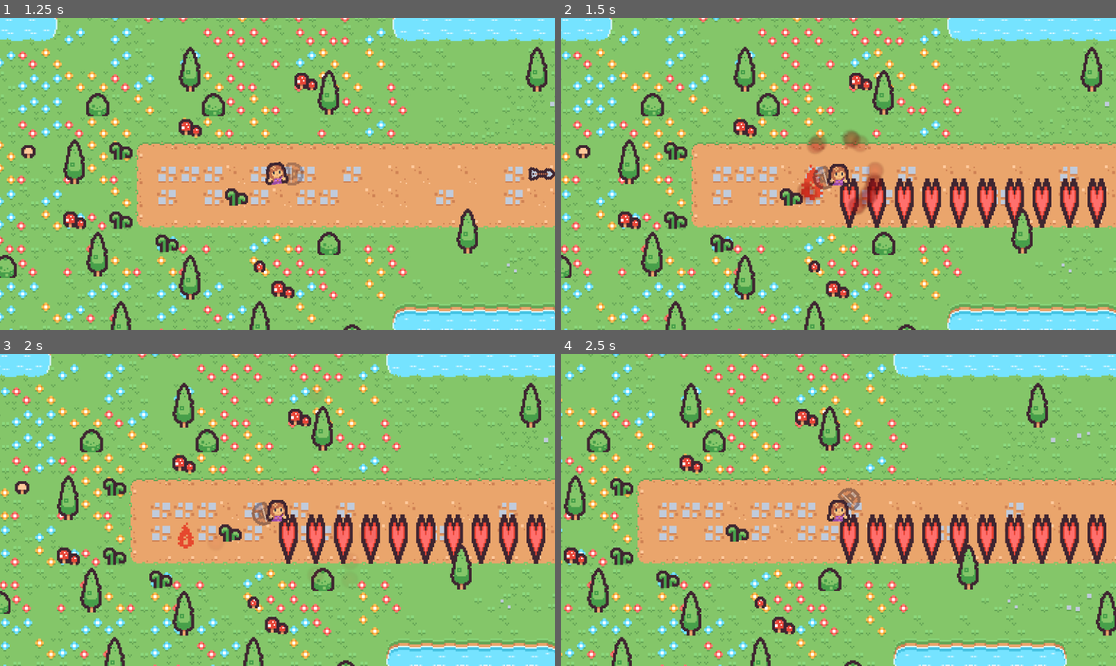
Above: before the commit, frames 1-4 (two rows, left to right).
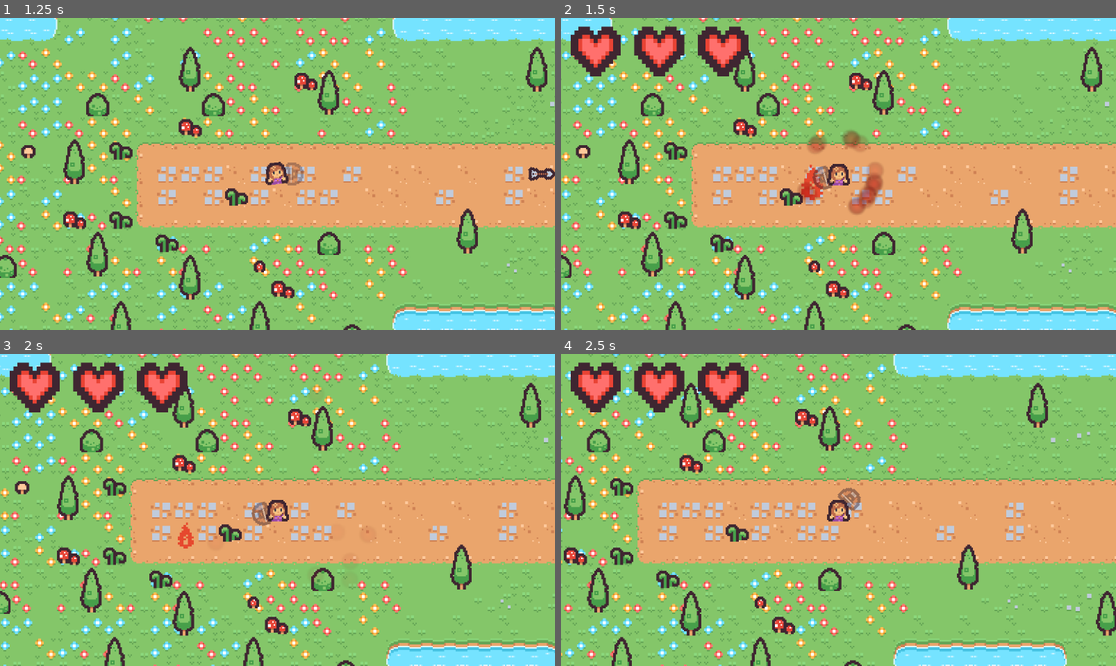
Above: after the commit, the same moments.

Repository: HazardWare/Hazardous-Quest
Game: Godot game, scene res://scenes/world/overworld.tscn
The game is run twice, just before and just after one commit, with the same random seed, the same clock (stepped at 60 frames per second) and the same inputs.
Inputs (mouse positions are in pixels of both pictures, inside the frame that each line leads up to):
- Up to frame 1 (1.25 s): tap Enter at 0.5 s; move the mouse to (399, 158) at 0.52 s; press the mouse at (399, 158) at 0.53 s; hold D (walk_right) from 0.53 s (still down)
- Up to frame 2 (1.5 s): move the mouse to (727, 189) at 1.27 s; release D (walk_right) at 1.28 s; release the mouse at (727, 189) at 1.28 s; hold Down (ui_down) from 1.28 s (still down); right-click (727, 189) at 1.35 s
- Up to frame 3 (2 s): keep holding Down (ui_down)
- Up to frame 4 (2.5 s): move the mouse to (894, 441) at 2.02 s; release Down (ui_down) at 2.03 s; hold D (walk_right) from 2.03 s (still down); tap E (interact) at 2.1 s

Frame 1 is identical in both runs. In frame 2, 7.3% of the frame differs, in the area x 1-99%, y 2-68%; in frame 3, 7.3%; in frame 4, 7.4%.

Commit message:
heart stuff max please fix

Diff:
--- a/scenes/player/player.gd
+++ b/scenes/player/player.gd
@@ -46,6 +46,7 @@
 	$HitBox.area_entered.connect(_on_hit_box_area_entered)
 	$HitBox.area_exited.connect(_on_hit_box_area_exited)
 	self.onDamaged.connect(_on_on_damaged)
+	self.onHeal.connect(_on_on_heal)
 
 
 	# Fix all nulls
@@ -79,6 +80,10 @@
 
 	if event.is_action_pressed("ui_down"):
 		health -= 1
+		print(health)
+
+	if event.is_action_pressed("ui_up"):
+		health += 1
 		print(health)
 
 	# Jab:
@@ -203,9 +208,9 @@
 	hitbox_touching = false
 
 func _on_on_damaged(amount) -> void:
-	$Camera2D/UI.update_health(10,1) # i wonder what this does - n
-
-func _on_on_heal() -> void:
-	$Camera2D/UI.update_health()
+	$Camera2D/UI.update_health(self) # i wonder what this does - n
+
+func _on_on_heal(amount) -> void:
+	$Camera2D/UI.update_health(self)
 
 #endregion
--- a/scenes/player/player.tscn
+++ b/scenes/player/player.tscn
@@ -216,6 +216,7 @@
 collision_mask = 28
 script = ExtResource("1_dovo2")
 snappingAngle = 15.0
+maximumHealth = 3
 
 [node name="AnimatedSprite2D" type="AnimatedSprite2D" parent="."]
 texture_filter = 1
@@ -248,6 +249,10 @@
 anchor_top = 0.5
 anchor_right = 0.5
 anchor_bottom = 0.5
+offset_left = -188.0
+offset_top = -105.0
+offset_right = -188.0
+offset_bottom = -105.0
 
 [node name="AnimationPlayer" type="AnimationPlayer" parent="."]
 libraries = {
--- a/scenes/player/ui/ui.gd
+++ b/scenes/player/ui/ui.gd
@@ -1,10 +1,24 @@
 extends Control
 
-func update_health(reds : int, blues : int):
+func update_health(player : Character):
+	for child in $HealthBar.get_children():
+		child.queue_free()
+
 	# I could probably make this better, but idk how.
-	var reds_left : float = reds / 2
-	for i in reds:
-		if reds_left >= 0.5: # If there's a full heart
-			var this_heart : Heart = Heart.new()
-			this_heart.initiate_heart(false,false)
-			$HealthBar.add_child(this_heart)
+	for i in player.maximumHealth:
+		var this_heart : Heart = Heart.new()
+
+		if i <= player.health:
+			this_heart.initiate_heart(Heart.POSSIBLE_HEARTS.FULL,false)
+		else:
+			this_heart.initiate_heart(Heart.POSSIBLE_HEARTS.EMPTY,false)
+
+		$HealthBar.add_child(this_heart)
+
+	for i in player.blueHealth:
+		var this_heart : Heart = Heart.new()
+
+		if i <= player.blueHealth:
+			this_heart.initiate_heart(Heart.POSSIBLE_HEARTS.FULL,true)
+
+		$HealthBar.add_child(this_heart)
--- a/scenes/player/ui/ui.tscn
+++ b/scenes/player/ui/ui.tscn
@@ -16,3 +16,6 @@
 layout_mode = 0
 offset_right = 40.0
 offset_bottom = 40.0
+
+[node name="TextureRect" type="TextureRect" parent="HealthBar"]
+layout_mode = 2
--- a/scripts/class_character.gd
+++ b/scripts/class_character.gd
@@ -83,7 +83,7 @@
 
 	# Healed. Preferably don't heal HEALTH and instead either use redHealth or blueHealth
 	if( value > health ):
-		onHeal.emit()
+		onHeal.emit(health-value)
 		if( value >= maximumHealth ):
 			redHealth = maximumHealth
 			blueHealth = value - maximumHealth
--- a/scripts/class_heart.gd
+++ b/scripts/class_heart.gd
@@ -1,10 +1,26 @@
 class_name Heart
 extends TextureRect
 
-func initiate_heart(half : bool, blue : bool): # called by parent node
+enum POSSIBLE_HEARTS {
+	EMPTY,
+	HALF,
+	FULL
+}
+
+func _ready() -> void:
+	expand_mode = TextureRect.EXPAND_FIT_WIDTH
+
+func initiate_heart(value : POSSIBLE_HEARTS, blue : bool): # called by parent node
 	var heart_image_name : String = "heart" # name of the image
-	if half == true:
+	if value == POSSIBLE_HEARTS.HALF:
 		heart_image_name += "_half"
+	elif value == POSSIBLE_HEARTS.EMPTY:
+		if blue:
+			push_error("WHAT THE PLUH? HOW DID YOU GET AN EMPTY BLUE HEART? ARE YOU DUMB?")
+			return
+		else:
+			heart_image_name += "_empty"
+
 	if blue:
 		heart_image_name += "_blue"
 
